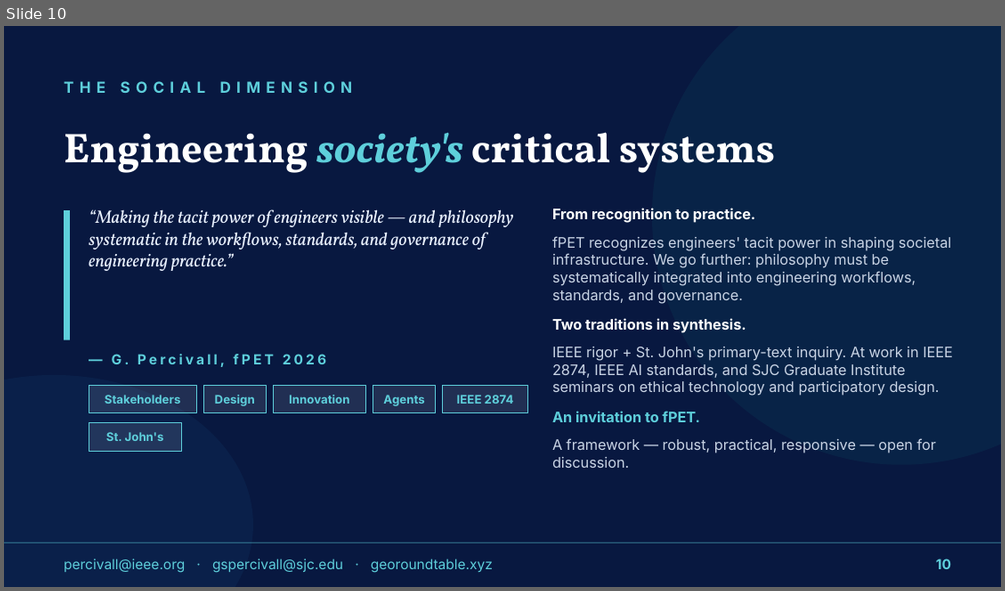
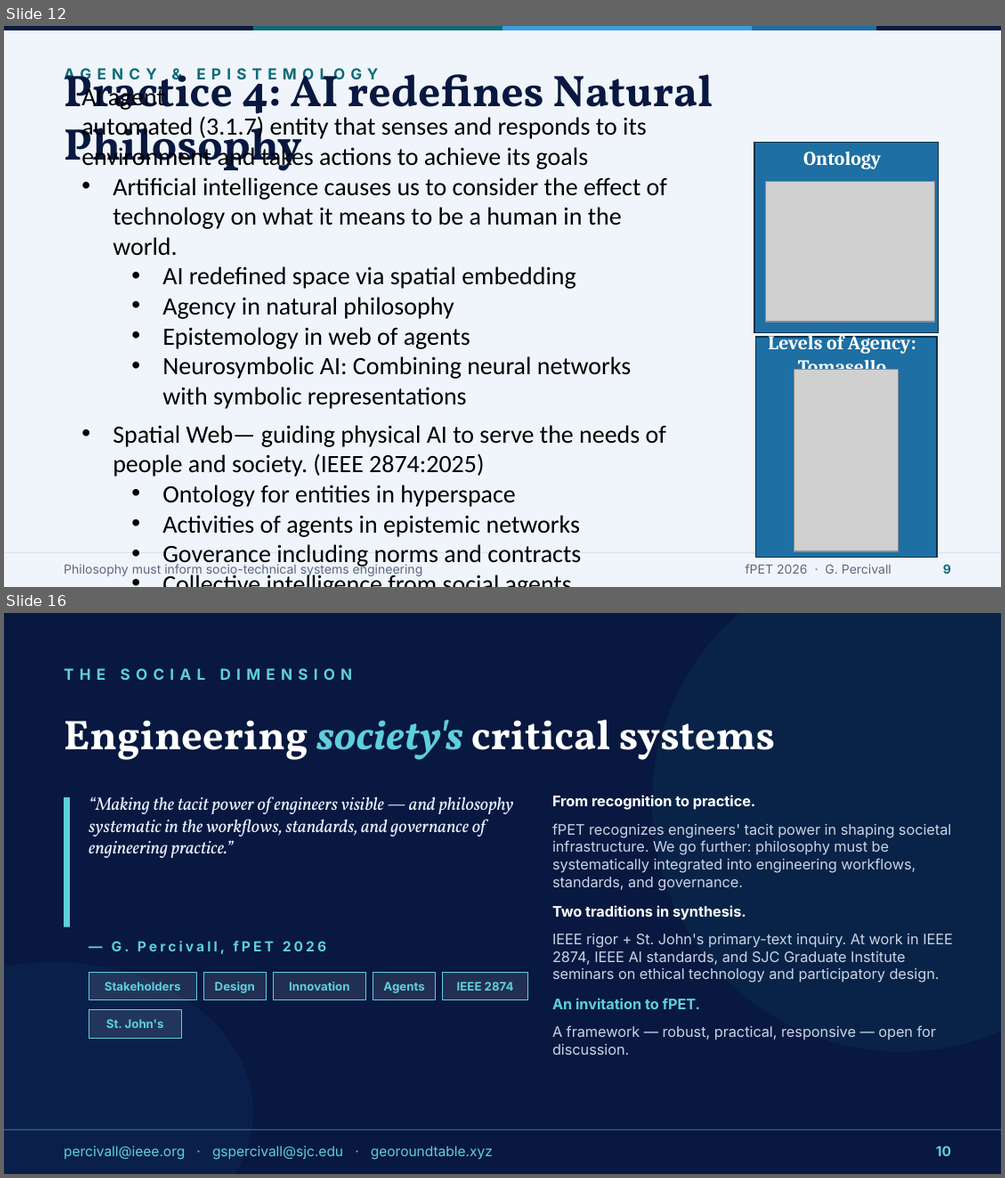
Before and after one commit to percivall/georoundtable.xyz, a slide deck: fPET-2026-Philosophy-must-inform-socio-technical-systems-engineering.pptx. Shown one above the other, each under a label of ours: slide 10 before the commit, slides 12 and 16 after it; the slides between them are not shown. The pictures are 1005x591 and 1005x1178 pixels, drawn with LibreOffice and Linux fonts; fonts in the diff are those of the drawing; grey boxes stand for pictures. Boxes give left, top, right and bottom in pixels: in the first picture for what was removed or moved away, otherwise in the second. Text is boxed around its words. In the diff, an @@ line names an element or a change of style, - is before the commit and + after.

```diff
--- a/fPET-2026-Philosophy-must-inform-socio-technical-systems-engineering.pptx
+++ b/fPET-2026-Philosophy-must-inform-socio-technical-systems-engineering.pptx
@@ slide 12 added at box(4, 26, 1001, 587), background #F0F5FB @@
@@ rectangle added at box(4, 26, 253, 30), fill #081840 @@
@@ rectangle added at box(253, 26, 502, 30), fill #0D6B78 @@
@@ rectangle added at box(502, 26, 752, 30), fill #3B9EDD @@
@@ rectangle added at box(752, 26, 876, 30), fill #1D6FA4 @@
@@ rectangle added at box(876, 26, 1001, 30), fill #081840 @@
@@ text added at box(64, 68, 378, 83), 11 pt, text #0D6B78, bold @@
+AGENCY & EPISTEMOLOGY
@@ text added at box(64, 68, 713, 180), 32 pt, text #081840, bold @@
+Practice 4: AI redefines Natural Philosophy
@@ text added at box(81, 85, 667, 568), 18 pt, text #000000 @@
+AI agent
+automated (3.1.7) entity that senses and responds to its environment and takes actions to achieve its goals
+• Artificial intelligence causes us to consider the effect of technology on what it means to be a human in the world.
+  • AI redefined space via spatial embedding
+  • Agency in natural philosophy
+  • Epistemology in web of agents
+  • Neurosymbolic AI: Combining neural networks with symbolic representations
+• Spatial Web— guiding physical AI to serve the needs of people and society. (IEEE 2874:2025)
+  • Ontology for entities in hyperspace
+  • Activities of agents in epistemic networks
+  • Goverance including norms and contracts
+  • Collective intelligence from social agents
@@ rectangle added at box(754, 143, 938, 333), fill #1D6FA4, outline #0D3148 1 pt @@
@@ text added at box(803, 151, 881, 169), 14 pt, text #FFFFFF, bold @@
+Ontology
@@ picture added at box(765, 182, 934, 322) @@
@@ rectangle added at box(755, 337, 937, 557), fill #1D6FA4, outline #0D3148 1 pt @@
@@ text added at box(768, 332, 916, 378), 14 pt, text #FFFFFF, bold @@
+Levels of Agency: Tomasello
@@ picture added at box(793, 369, 898, 551) @@
@@ rectangle added at box(4, 552, 1001, 553), fill #D8E4EF @@
@@ text added at box(64, 563, 423, 577), 9 pt, text #5A6880 @@
+Philosophy must inform socio-technical systems engineering
@@ text added at box(745, 564, 891, 573), 9 pt, text #5A6880 @@
+fPET 2026 · G. Percivall
@@ text added at box(943, 564, 951, 573), 9 pt, text #0D6B78, bold @@
+9
@@ what was slide 10 is now slide 16 @@
```
Also in this commit, not shown: 2 slides changed, 12 other slides added, 7 slides removed, 3 other files.
